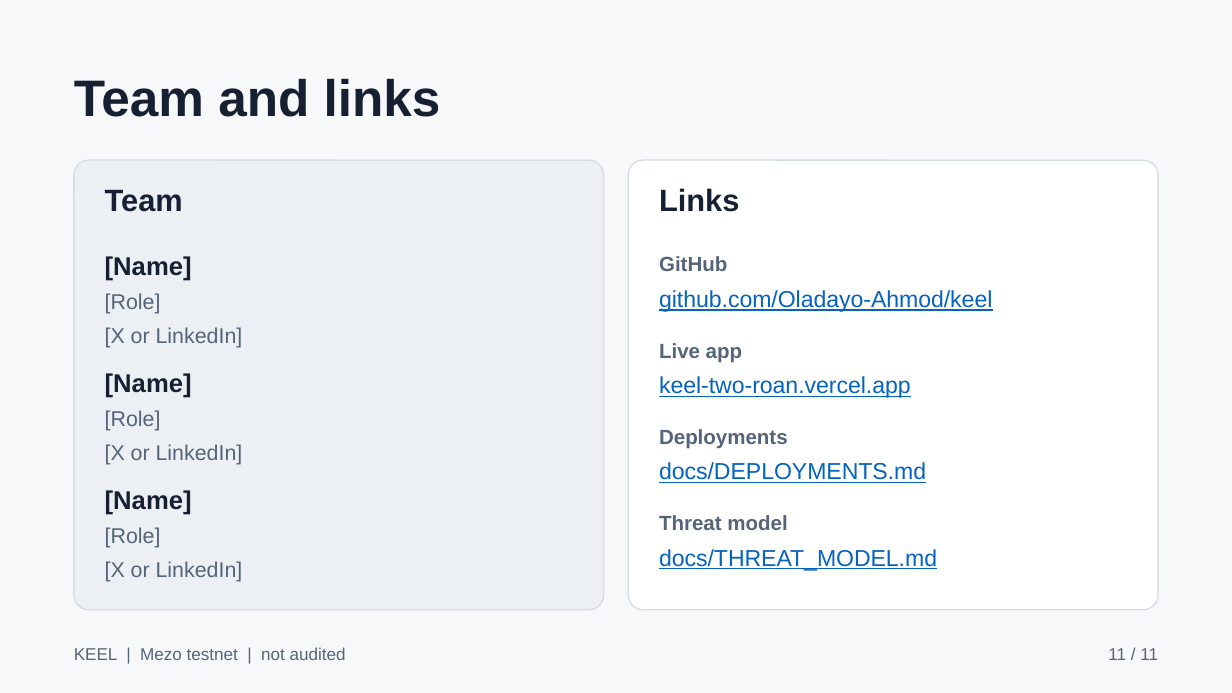
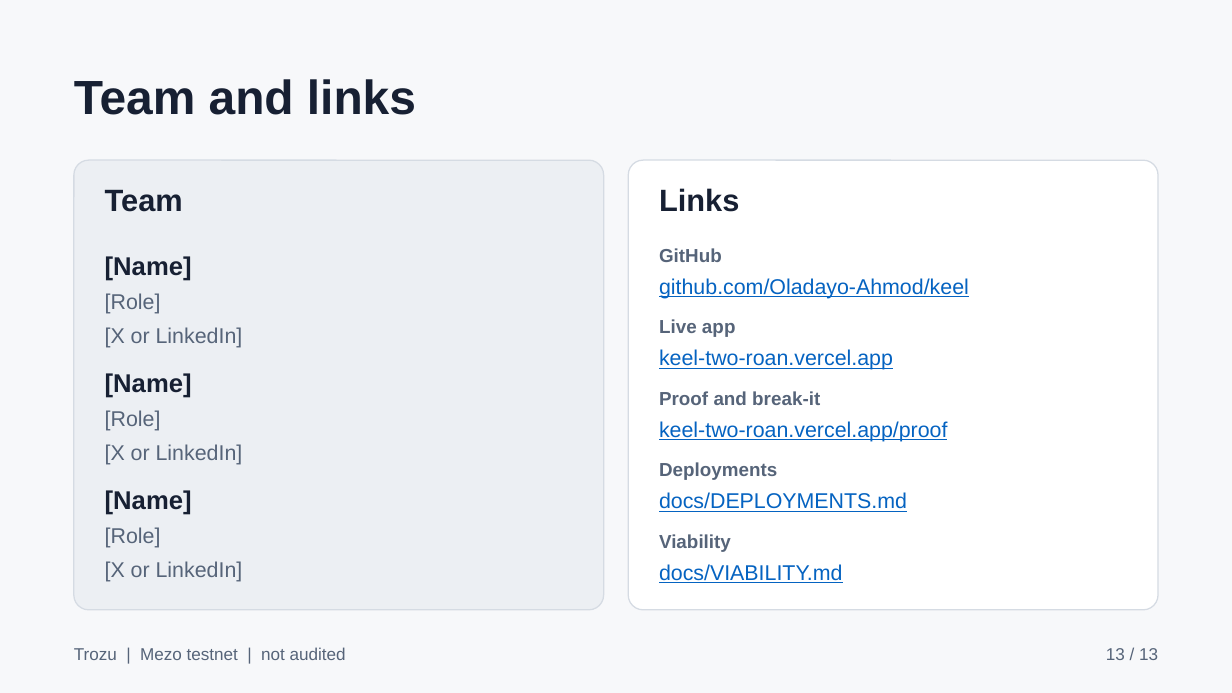
Before and after one commit to Oladayo-Ahmod/keel, a slide deck: slide 13 of docs/submission/trozu-deck.pptx (slide 11 before the commit). Drawn at 1232x693 pixels with LibreOffice and Linux fonts; fonts in the diff are those of the drawing. Boxes give left, top, right and bottom in pixels: in the first picture for what was removed or moved away, otherwise in the second. Text is boxed around its words. In the diff, an @@ line names an element or a change of style, - is before the commit and + after.

Commit message:
rebuild the deck for the trozu contracts and export a pdf

```diff
--- a/docs/submission/trozu-deck.pptx
+++ b/docs/submission/trozu-deck.pptx
@@ text "Team and links" at bbox=[74, 79, 416, 115]: size 30 to 28 pt @@
@@ text "github.com/Oladayo-Ahmod/keel": place and size @@
-text "github.com/Oladayo-Ahmod/keel" at bbox=[659, 290, 992, 312]
+text "github.com/Oladayo-Ahmod/keel" at bbox=[659, 278, 969, 299]
@@ text "github.com/Oladayo-Ahmod/keel" at bbox=[659, 278, 969, 299]: size 13.5 to 12.5 pt @@
@@ text "Live app": place and size @@
-text "Live app" at bbox=[659, 343, 742, 363]
+text "Live app" at bbox=[659, 319, 735, 337]
@@ text "keel-two-roan.vercel.app" at bbox=[659, 349, 893, 370]: size 13.5 to 12.5 pt @@
@@ text "keel-two-roan.vercel.app": place and size @@
-text "keel-two-roan.vercel.app" at bbox=[659, 376, 911, 398]
+text "keel-two-roan.vercel.app" at bbox=[659, 349, 893, 370]
@@ text added at bbox=[659, 391, 820, 405], 11 pt, text #566479, bold @@
+Proof and break-it
@@ text added at bbox=[659, 421, 947, 442], 12.5 pt, text #0563C1, underline @@
+keel-two-roan.vercel.app/proof
@@ size 12 to 11 pt in 3 elements at bbox=[659, 248, 722, 262], bbox=[659, 319, 735, 337], bbox=[659, 462, 777, 480] @@
@@ text "Deployments": place and size @@
-text "Deployments" at bbox=[659, 429, 788, 449]
+text "Deployments" at bbox=[659, 462, 777, 480]
@@ text at bbox=[659, 492, 907, 512]: text changed; size 13.5 to 12.5 pt @@
-docs/THREAT_MODEL.md
+docs/DEPLOYMENTS.md
@@ text removed at bbox=[659, 515, 787, 530] @@
-Threat model
@@ text added at bbox=[659, 534, 731, 552], 11 pt, text #566479, bold @@
+Viability
@@ text at bbox=[659, 564, 842, 583]: text changed; size 13.5 to 12.5 pt @@
-docs/DEPLOYMENTS.md
+docs/VIABILITY.md
@@ text at bbox=[74, 647, 346, 660]: text changed @@
-KEEL | Mezo testnet | not audited
+Trozu | Mezo testnet | not audited
@@ text at bbox=[1106, 648, 1158, 660]: text changed @@
-11 / 11
+13 / 13
```
Also in this commit, not shown: 3 other slides changed, 9 slides added, 7 slides removed, 2 other files.
